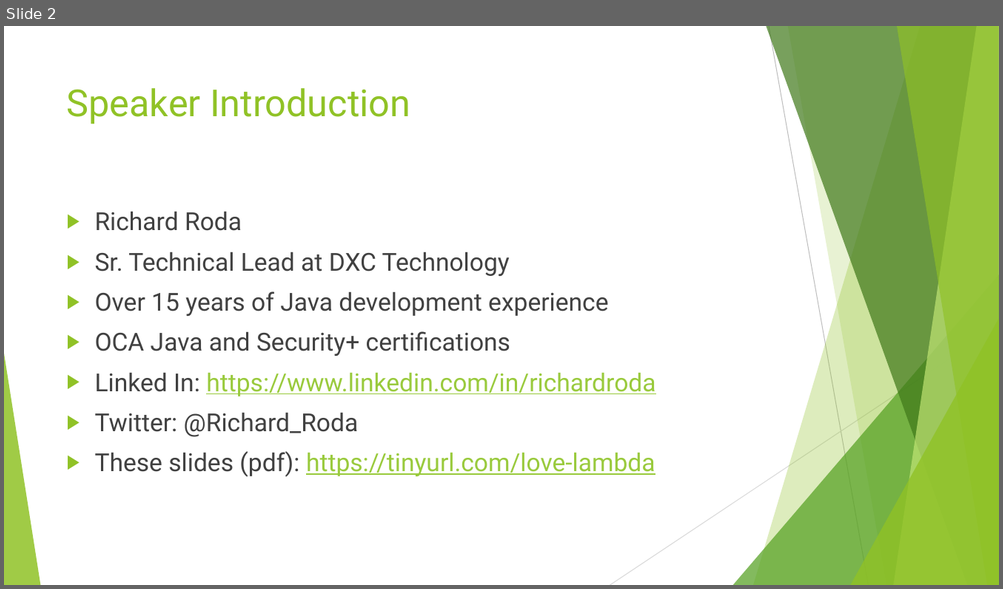
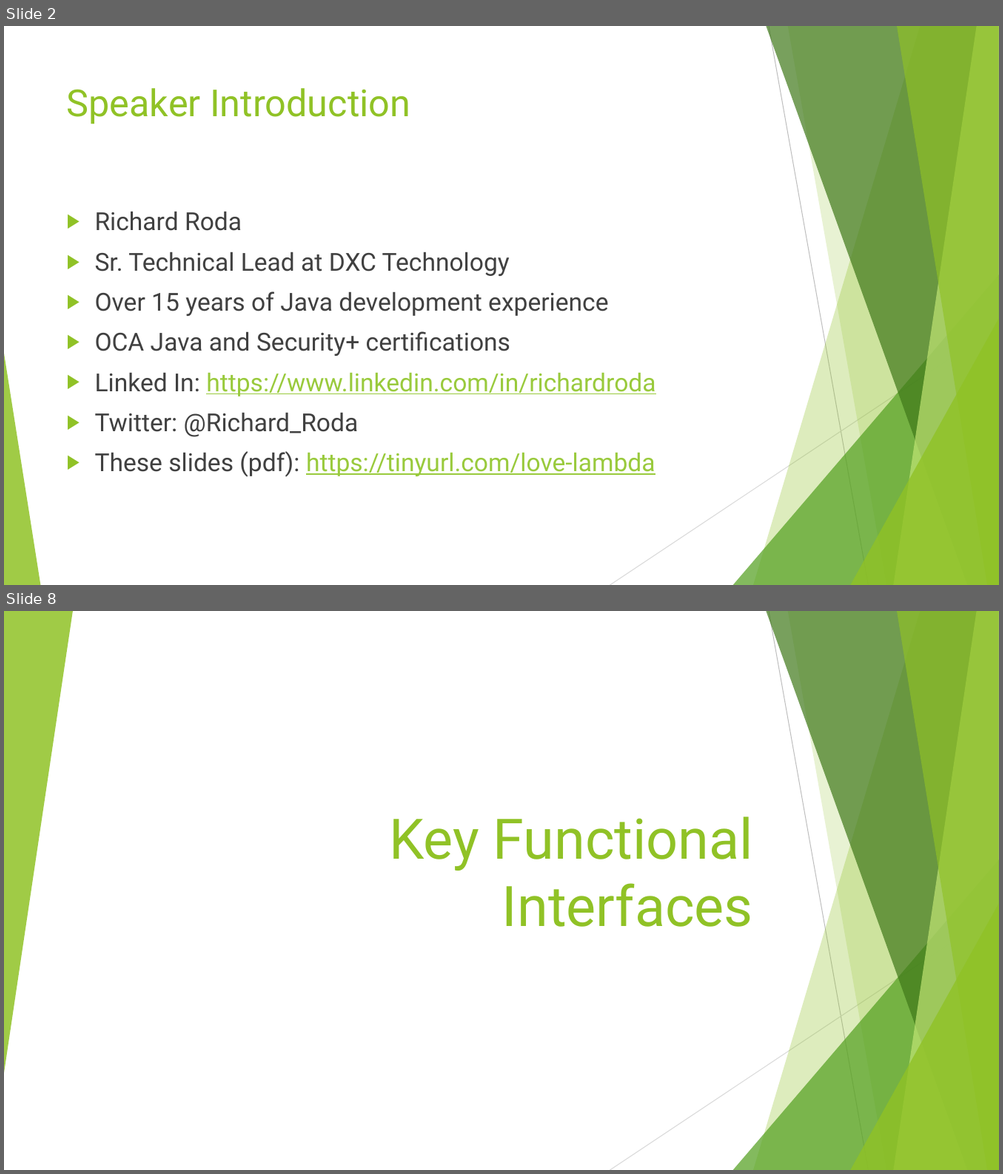
Before and after one commit to RichardRoda/2017-CodePaLOUsa-Lambda, a slide deck: Learning to Love the Lambda in the Stream.pptx. Shown one above the other, each under a label of ours: slide 2 before the commit, slides 2 and 8 after it; the slides between them are not shown. The pictures are 1003x589 and 1003x1174 pixels, drawn with LibreOffice and Linux fonts; fonts in the diff are those of the drawing. Boxes give left, top, right and bottom in pixels: in the first picture for what was removed or moved away, otherwise in the second. Text is boxed around its words. In the diff, an @@ line names an element or a change of style, - is before the commit and + after.

Commit message:
Complete discussion of Functional Interfaces (FIs).  Starting discussion of streams.

```diff
--- a/Learning to Love the Lambda in the Stream.pptx
+++ b/Learning to Love the Lambda in the Stream.pptx
@@ slide 8 added at (4,611,999,1170), background #FFFFFF; not listed: 9 template elements that a slide beside it also shows @@
@@ triangle added at (4,611,73,1073), fill #90C226 at 85% opacity @@
@@ title added at (389,817,753,927), 54 pt, text #90C226 @@
+Key Functional Interfaces
```
Also in this commit, not shown: 4 slides changed, 7 other slides added, 2 other files.
